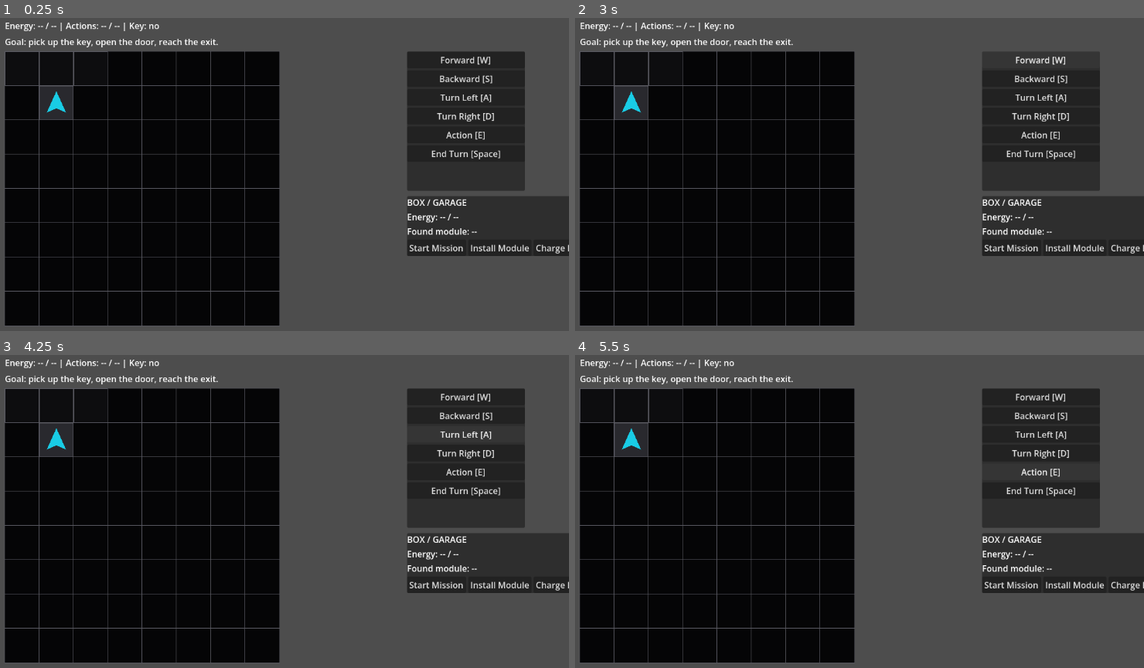
Above: before the commit, frames 1-4 (two rows, left to right).
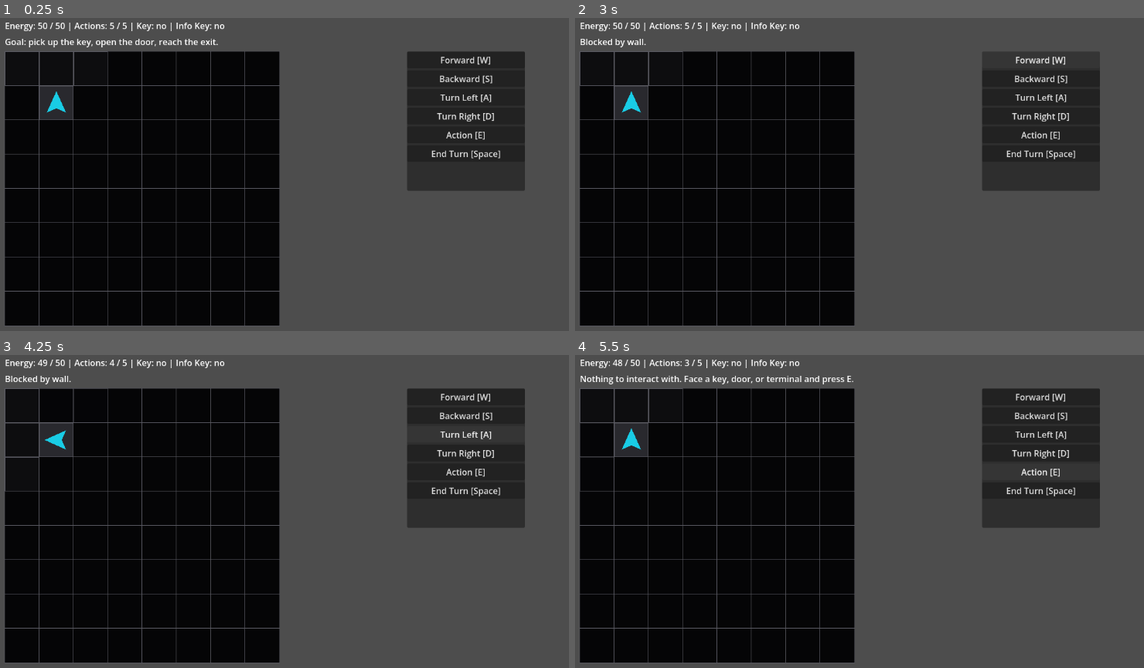
Above: after the commit, the same moments.

Repository: JUSTConnect/bibop
Game: Godot game, scene res://scenes/main.tscn
Two runs of this game, one before a commit and one after it. Both use one fixed random seed, a clock stepped at 60 frames per second and the inputs below.
Inputs (mouse positions are in pixels of both pictures, inside the frame that each line leads up to):
- Up to frame 1 (0.25 s): no input
- Up to frame 2 (3 s): click (1138, 246) at 0.5 s, where only the run before the commit has a clickable "Charge Bipob"; click (1013, 246) at 1.25 s, where only the run before the commit has a clickable "Start Mission"; click (1013, 246) at 2 s, where only the run before the commit has a clickable "Start Mission"; click "Forward [W]" at 2.75 s
- Up to frame 3 (4.25 s): click "Turn Left [A]" at 3.5 s
- Up to frame 4 (5.5 s): click "Turn Right [D]" at 4.25 s; click "Action [E]" at 5 s

The runs differ from the first frame. In frame 1, 5.5% of the frame differs, in the area x 6-100%, y 1-77%; in frame 2, 5.9%; in frame 3, 6.1%; in frame 4, 6.1%, in the area x 0-100%, y 1-77%.
Error before the commit: Trying to assign value of type 'Node2D' to a variable of type 'Control'. (res://scripts/ui/game_ui.gd:9)

Commit message:
Update BoxScreen.tscn

Diff:
--- a/scenes/UI/BoxScreen.tscn
+++ b/scenes/UI/BoxScreen.tscn
@@ -1,8 +1,11 @@
 [gd_scene format=3 uid="uid://dq47qflxw55b0"]
 
-[node name="BoxScreen" type="Node2D" unique_id=1571028708]
+[node name="BoxScreen" type="Control" unique_id=706880838]
+layout_mode = 3
+anchors_preset = 0
 
 [node name="PanelContainer" type="PanelContainer" parent="." unique_id=1659657421]
+layout_mode = 0
 offset_right = 131.0
 offset_bottom = 89.0
 
@@ -28,10 +31,10 @@
 layout_mode = 2
 text = "Start Mission"
 
+[node name="ChargeButton" type="Button" parent="PanelContainer/VBoxContainer/ButtonRow" unique_id=534904530]
+layout_mode = 2
+text = "Charge Bipob"
+
 [node name="InstallModuleButton" type="Button" parent="PanelContainer/VBoxContainer/ButtonRow" unique_id=115772681]
 layout_mode = 2
 text = "Install Module"
-
-[node name="ChargeButton" type="Button" parent="PanelContainer/VBoxContainer/ButtonRow" unique_id=534904530]
-layout_mode = 2
-text = "Charge Bipob"
